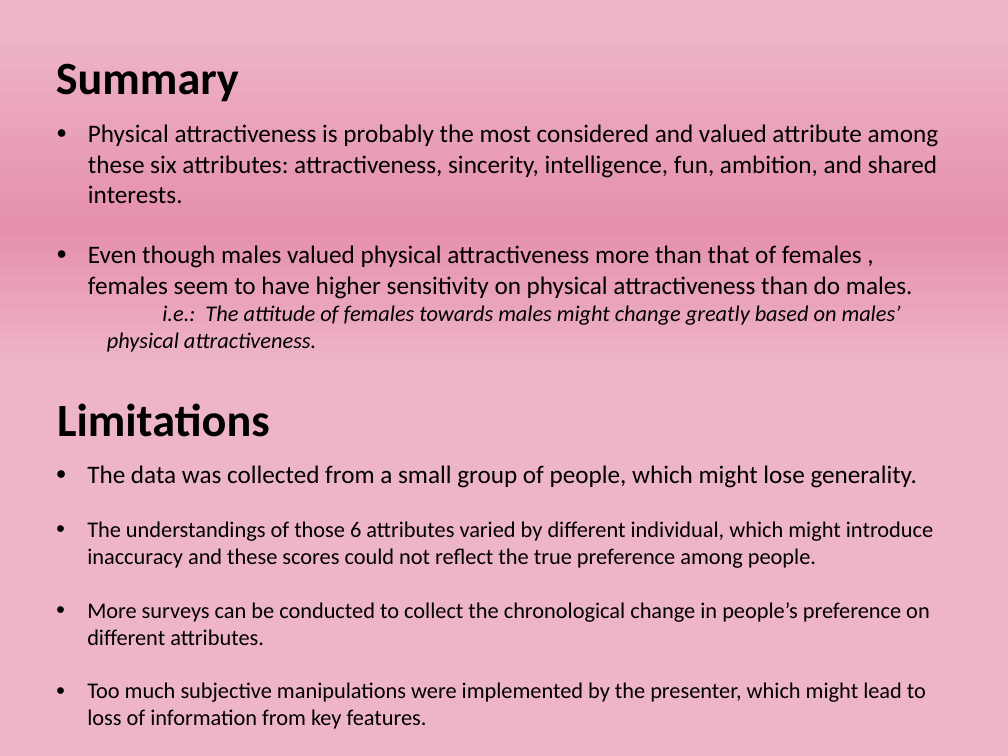
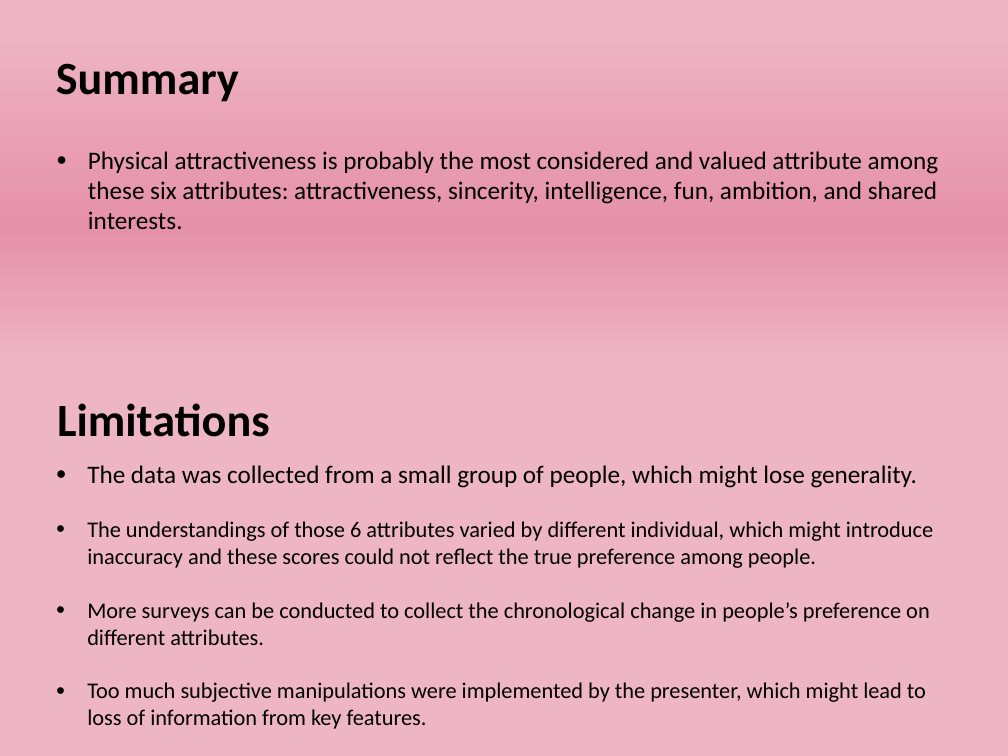
Before and after one commit to nycdatasci/bootcamp007_project, a slide deck: slide 13 of Project1-ExploreVis/Boyang_Dai/speed_dating.pptx. Drawn at 1008x756 pixels with LibreOffice and Linux fonts; fonts in the diff are those of the drawing. Boxes give left, top, right and bottom in pixels: in the first picture for what was removed or moved away, otherwise in the second. Text is boxed around its words. In the diff, an @@ line names an element or a change of style, - is before the commit and + after.

```diff
--- a/Project1-ExploreVis/Boyang_Dai/speed_dating.pptx
+++ b/Project1-ExploreVis/Boyang_Dai/speed_dating.pptx
@@ text "Physical attractiveness is probably the ...": place and size @@
-text "Physical attractiveness is probably the ..." at <box>88,124,939,352</box>
+text "Physical attractiveness is probably the ..." at <box>88,151,939,229</box>
@@ text at <box>88,245,913,352</box>: paragraphs removed @@
-● Even though males valued physical attractiveness more than that of females , females seem to have higher sensitivity on physical attractiveness than do males.
-  i.e.: The attitude of females towards males might change greatly based on males’ physical attractiveness.
```
Also in this commit, not shown: 2 other slides changed.
